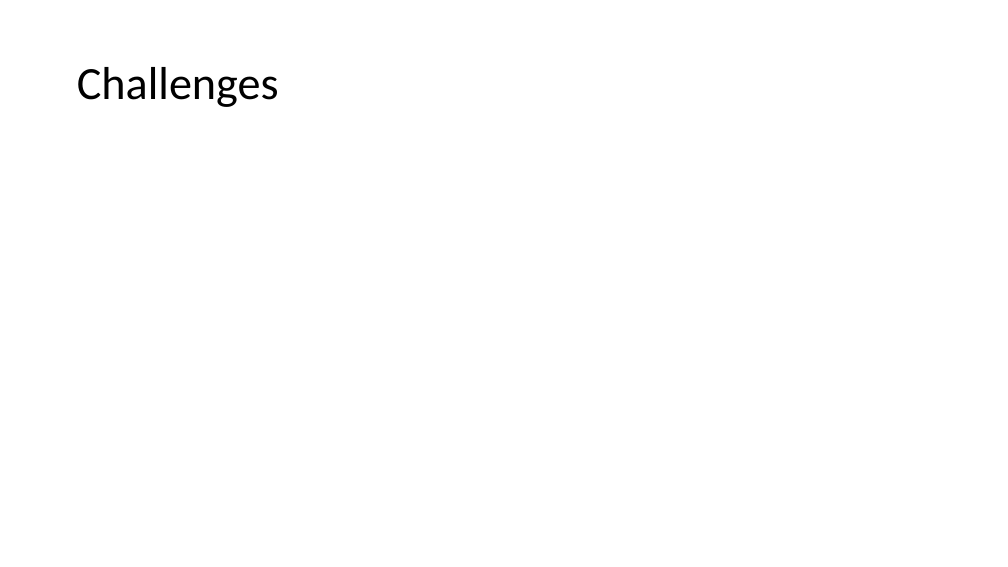
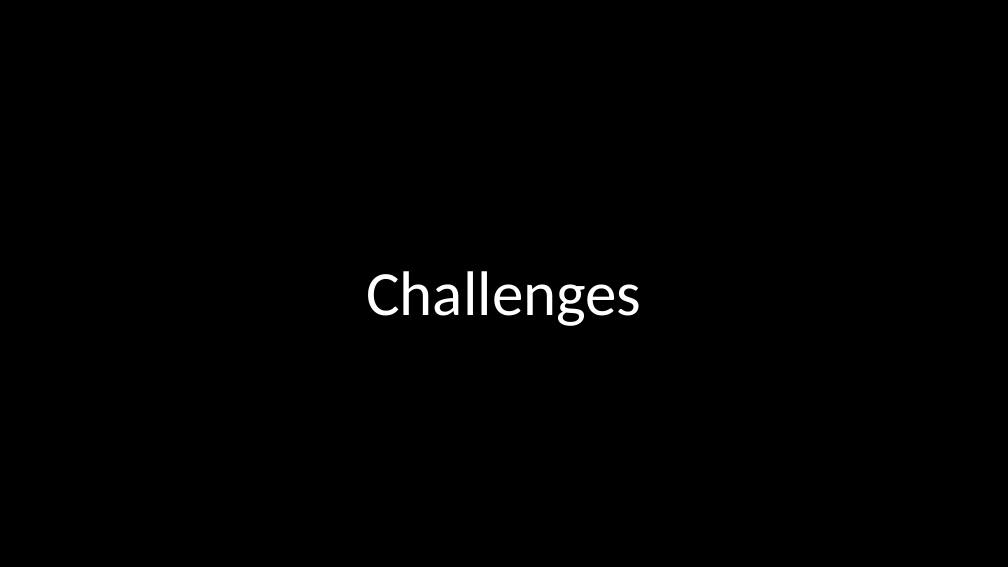
Before and after one commit to apedraza1234/socialfear, a slide deck: slide 5 of class_presentation.pptx. Drawn at 1008x567 pixels with LibreOffice and Linux fonts; fonts in the diff are those of the drawing; background and template pictures are left out. Boxes give left, top, right and bottom in pixels: in the first picture for what was removed or moved away, otherwise in the second. Text is boxed around its words. In the diff, an @@ line names an element or a change of style, - is before the commit and + after.

```diff
--- a/class_presentation.pptx
+++ b/class_presentation.pptx
@@ background #FFFFFF to picture (left out) @@
@@ title "Challenges" moved from (x1=77, y1=67, x2=279, y2=107) to (x1=366, y1=271, x2=641, y2=326) @@
@@ title "Challenges" at (x1=366, y1=271, x2=641, y2=326): size 44 to 60 pt, text colour #000000 to #FFFFFF; alignment left to centre; vertical alignment middle to bottom @@
```
Also in this commit, not shown: 9 other slides changed, 4 slides added, 1 slide removed, 4 other files.
